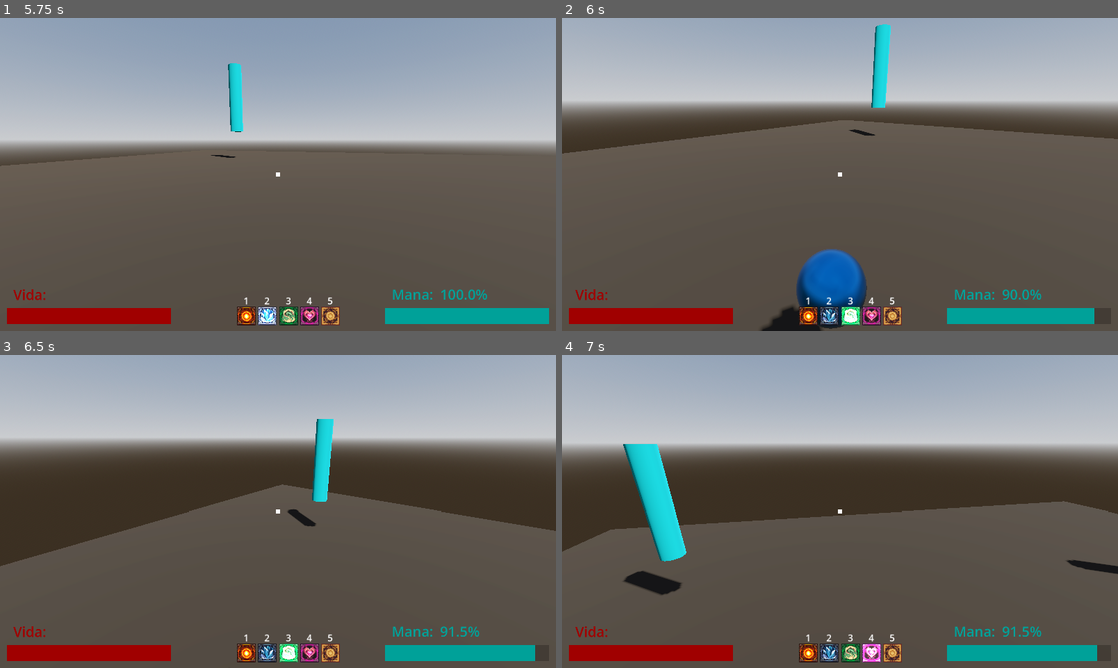
Above: before the commit, frames 1-4 (two rows, left to right).
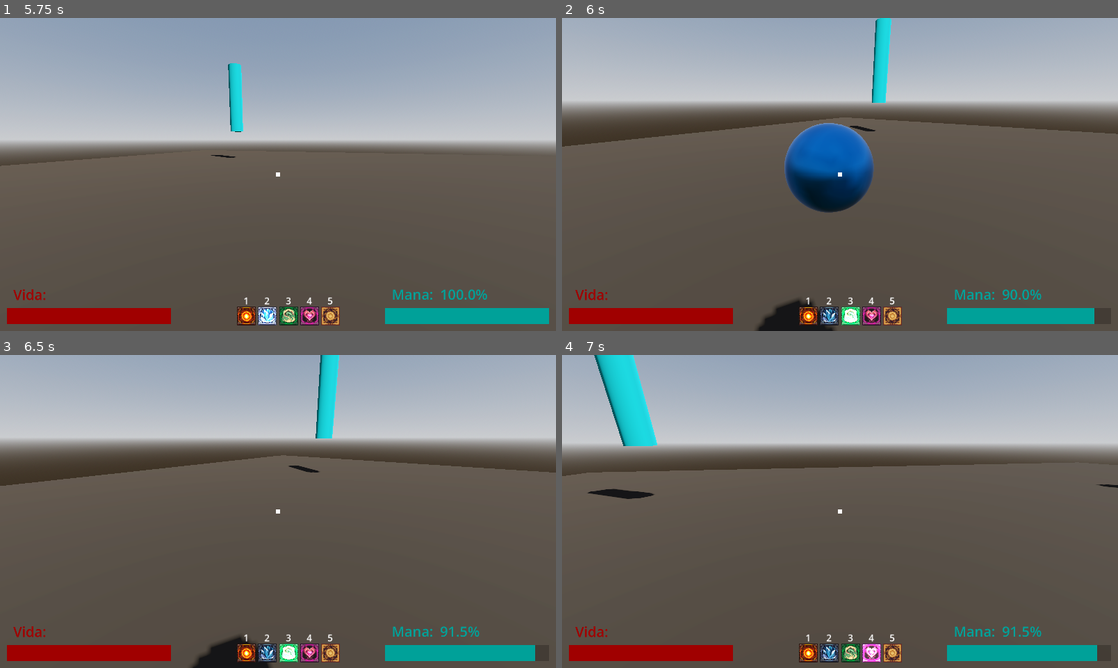
Above: after the commit, the same moments.

Repository: Isaaa43/Saudavel-e-Balanceado
Game: Godot game, scene res://cenas/main_game.tscn
The game is run twice, just before and just after one commit, with the same random seed, the same clock (stepped at 60 frames per second) and the same inputs.
Inputs (mouse positions are in pixels of both pictures, inside the frame that each line leads up to):
- Up to frame 1 (5.75 s): click (278, 224) at 0.52 s; type "Alex" at 0.6 s; click "Jogar" at 1.25 s; click "Host" at 2 s; click "Começar Partida" at 2.75 s; tap Enter at 3.5 s; move the mouse to (400, 158) at 3.52 s; hold D (direita) 3.53-4.28 s; click (400, 158) at 3.6 s; tap Space (pular) at 3.77, 4.52 s; move the mouse to (250, 174) at 4.27 s; hold W (frente) from 4.28 s (still down); tap 1 at 4.35 s; move the mouse to (289, 168) at 5.02 s; tap 2 at 5.1 s
- Up to frame 2 (6 s): keep holding W (frente); tap Space (pular) at 5.75 s; move the mouse to (834, 180) at 5.77 s; tap 3 at 5.85 s; click (834, 180) at 5.92 s
- Up to frame 3 (6.5 s): keep holding W (frente); tap Space (pular) at 6.02 s
- Up to frame 4 (7 s): keep holding W (frente); move the mouse to (878, 514) at 6.52 s; tap 4 at 6.6 s; tap Space (pular) at 6.77 s

Frame 1 is identical in both runs. In frame 2, 7.4% of the frame differs, in the area x 0-100%, y 0-100%; in frame 3, 18%; in frame 4, 19%, in the area x 0-100%, y 0-77%.

Commit message:
feat: comportamento cria os efeitos
Efeitos de feitiço sendo criados no comportamento em sí
Melhor controle na aplicação do efeito

Diff:
--- a/luta-magos/scripts/game/feiticos/definicoes/comportamento_def/feitico_comportamento_def.gd
+++ b/luta-magos/scripts/game/feiticos/definicoes/comportamento_def/feitico_comportamento_def.gd
@@ -31,8 +31,7 @@
 	# --- efeitos
 	comportamento.afetados = afetados
 	comportamento.mask_afetados = mascara_afetados
-	for efeito_def : FeiticoEfeitoDef in efeitos:
-		comportamento.efeitos.append(efeito_def.criar())
+	comportamento.criar_efeitos(efeitos)
 	# --- retorna o comportamento especifico criado
 	return comportamento
 
--- a/luta-magos/scripts/game/feiticos/instanciancia/comportamento/feitico_comportamento.gd
+++ b/luta-magos/scripts/game/feiticos/instanciancia/comportamento/feitico_comportamento.gd
@@ -78,15 +78,20 @@
 	corpo.set_area_transform(area_ativacao)
 
 # -----------------------------------------------------------------------------
-# Aplica os efeitos
+# Efeitos
 # -----------------------------------------------------------------------------
+
+func criar_efeitos(lista_efeito_def: Array[FeiticoEfeitoDef]) -> void:
+	for efeito_def : FeiticoEfeitoDef in lista_efeito_def:
+		efeitos.append(efeito_def.criar())
 
 func _aplicar_efeitos(body: Node3D) -> void:
 	if body is Jogador:
 		var jog : Jogador = body
 
 		for efeito: FeiticoEfeito in efeitos:
-			jog.receber_feitico_efeito(efeito)
+			if jog.dados_jogador.peer_id != contexto.criador_id:
+				jog.receber_feitico_efeito(efeito)
 
 # -----------------------------------------------------------------------------
 # Iniciar
